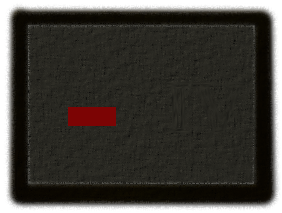
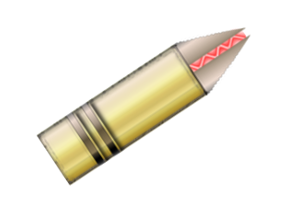
The second 282 x 213 image is a revision of the first. Changes to its layers:
hid "Ebene #4" over [68, 107, 116, 126]
added layer "geschoss2.png" above "Eingefügte Ebene #3" over [36, 26, 251, 186]
hid "Ebene #1" over [19, 16, 263, 193]
hid "Eingefügte Ebene #2" over [4, 2, 281, 211]
